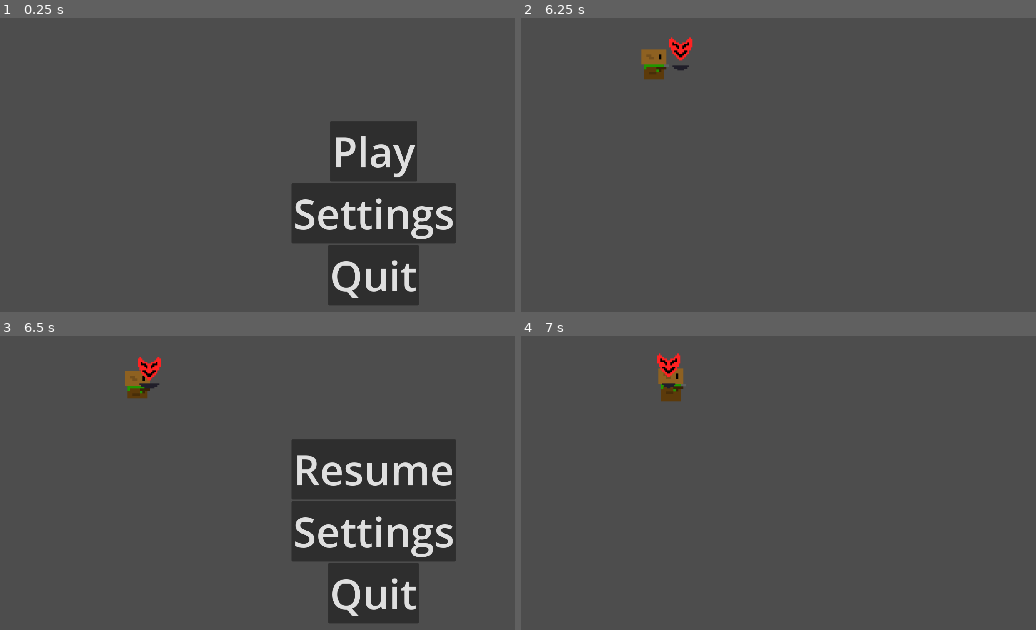
Above: before the commit, frames 1-4 (two rows, left to right).
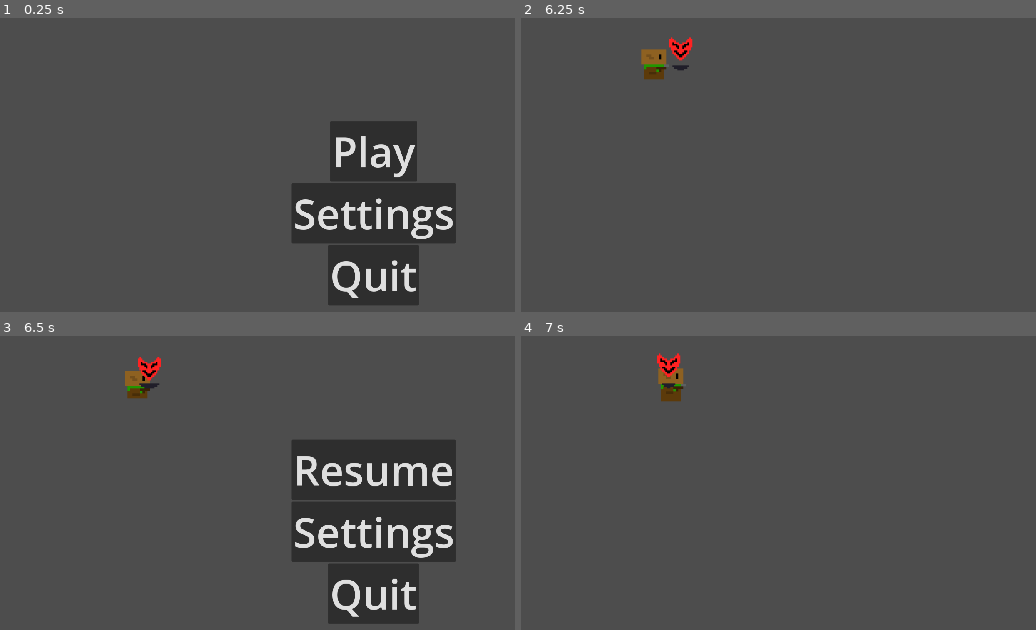
Above: after the commit, the same moments.

Repository: billystein25/GlobalGameJam2026
Game: Godot game, scene res://scenes/ui/start_screne.tscn
Two runs of this game, one before a commit and one after it. Both use one fixed random seed, a clock stepped at 60 frames per second and the inputs below.
Inputs (mouse positions are in pixels of both pictures, inside the frame that each line leads up to):
- Up to frame 1 (0.25 s): no input
- Up to frame 2 (6.25 s): click "Settings" at 0.5 s; click "Return" at 1.25 s; click "Play" at 2 s; move the mouse to (outside the picture) at 2.77 s; hold Right (Player Go Right) 2.78-3.53 s; tap Space (Jumb) every 0.75 s from 2.85 to 5.85 s; click (outside the picture) at 2.92 s; move the mouse to (732, 235) at 3.52 s; hold S (Player Go Down) 3.53-4.28 s; move the mouse to (974, 115) at 4.27 s; hold Right (Player Go Right) 4.28-5.03 s; move the mouse to (855, 303) at 5.02 s; hold W (Player Go Up) 5.03-5.78 s; click (855, 303) at 5.17 s; move the mouse to (outside the picture) at 5.77 s; hold A (Player Go Left) from 5.78 s (still down)
- Up to frame 3 (6.5 s): keep holding A (Player Go Left); tap Escape (PauseEscape) at 6.4 s
- Up to frame 4 (7 s): release A (Player Go Left) at 6.5 s; click "Resume" at 6.5 s

Frames 1-2 are identical in both runs. In frame 3, 0.6% of the frame differs, in the area x 57-88%, y 40-96%; in frame 4, nothing differs.

Commit message:
better organization for ui

Diff:
--- a/scenes/root/game_manager.gd
+++ b/scenes/root/game_manager.gd
@@ -1,6 +1,8 @@
 class_name GameManager
 extends Node
 
+
+@export_file("*.tscn") var load_scene: String
 @export_group("Node References")
 @export var enemies: Node
 @export var projectiles: Node
@@ -13,6 +15,7 @@
 # Called when the node enters the scene tree for the first time.
 func _ready() -> void:
 	if menu_ui:
+		menu_ui.load_scene = load_scene
 		menu_ui.set_menu_state(MenuUI.MenuStates.NONE)
 		menu_ui.is_start_menu = false
 	var player = get_tree().get_first_node_in_group("player")
--- a/scenes/ui/start_menu_ui.gd
+++ b/scenes/ui/start_menu_ui.gd
@@ -6,6 +6,7 @@
 	MAIN_MENU,
 	SETTINGS_MENU,
 	PAUSE_MENU,
+	DEATH_MENU,
 }
 
 var curr_menu_state: MenuStates = MenuStates.MAIN_MENU
@@ -13,26 +14,47 @@
 
 @export_file("*.tscn") var load_scene: String
 @export_group("Node References")
+# main menu buttons
+@export_subgroup("Main Menu")
 @export var main_menu: VBoxContainer
+@export var mm_play_button: Button
+@export var mm_settings_button: Button
+@export var mm_quit_button: Button
+# pause menu buttons
+@export_subgroup("Pause Menu")
+@export var pause_menu: VBoxContainer
+@export var pm_resume_button: Button
+@export var pm_settings_button: Button
+@export var pm_quit_button: Button
+# settings menu buttons
+@export_subgroup("Settings Menu")
 @export var settings_menu: VBoxContainer
-# main menu buttons
-@export var play_button: Button
-@export var resume_button: Button
-@export var settings_button: Button
-@export var quit_button: Button
-# settings menu buttons
 @export var back_button: Button
 # settings menu sliders
 @export var master_volume_slider: HSlider
 @export var music_volume_slider: HSlider
 @export var sound_effect_volume_slider: HSlider
+@export_subgroup("Death Menu")
+# death menu
+@export var death_menu: VBoxContainer
+@export var dm_retry_button: Button
+@export var dm_quit_button: Button
+
 
 @onready var btn_to_func: Dictionary[Button, Callable] = {
-	play_button : _on_play_button_pressed,
-	resume_button : _on_resume_button_pressed,
-	settings_button : _on_settings_button_pressed,
-	quit_button : _on_quit_button_pressed,
-	back_button: _on_back_button_pressed
+	# main menu
+	mm_play_button : _on_play_button_pressed,
+	mm_settings_button : _on_settings_button_pressed,
+	mm_quit_button : _on_quit_button_pressed,
+	# pause menu
+	pm_resume_button : _on_resume_button_pressed,
+	pm_settings_button : _on_settings_button_pressed,
+	pm_quit_button : _on_quit_button_pressed,
+	# settings menu
+	back_button: _on_back_button_pressed,
+	# death menu
+	dm_retry_button : _on_play_button_pressed,
+	dm_quit_button : _on_quit_button_pressed,
 }
 
 @onready var slider_value_changed_to_func: Dictionary[Slider, Callable] = {
@@ -99,41 +121,50 @@
 	curr_menu_state = state
 	match state:
 		MenuStates.NONE:
-			# main
-			main_menu.visible = false
-			main_menu.process_mode = Node.PROCESS_MODE_DISABLED
-			# settings
-			settings_menu.visible = false
-			settings_menu.process_mode = Node.PROCESS_MODE_DISABLED
+			main_menu.visible = false
+			pause_menu.visible = false
+			settings_menu.visible = false
+			death_menu.visible = false
+			main_menu.process_mode = Node.PROCESS_MODE_DISABLED
+			pause_menu.process_mode = Node.PROCESS_MODE_DISABLED
+			settings_menu.process_mode = Node.PROCESS_MODE_DISABLED
+			death_menu.process_mode = Node.PROCESS_MODE_DISABLED
 		MenuStates.MAIN_MENU:
-			# main
 			main_menu.visible = true
-			play_button.visible = true
-			resume_button.visible = false
-			play_button.process_mode = Node.PROCESS_MODE_INHERIT
-			resume_button.process_mode = Node.PROCESS_MODE_DISABLED
+			pause_menu.visible = false
+			settings_menu.visible = false
+			death_menu.visible = false
 			main_menu.process_mode = Node.PROCESS_MODE_INHERIT
-			# settings
-			settings_menu.visible = false
-			settings_menu.process_mode = Node.PROCESS_MODE_DISABLED
+			pause_menu.process_mode = Node.PROCESS_MODE_DISABLED
+			settings_menu.process_mode = Node.PROCESS_MODE_DISABLED
+			death_menu.process_mode = Node.PROCESS_MODE_DISABLED
 		MenuStates.PAUSE_MENU:
-			# main
-			main_menu.visible = true
-			play_button.visible = false
-			resume_button.visible = true
-			play_button.process_mode = Node.PROCESS_MODE_DISABLED
-			resume_button.process_mode = Node.PROCESS_MODE_INHERIT
-			main_menu.process_mode = Node.PROCESS_MODE_INHERIT
-			# settings
-			settings_menu.visible = false
-			settings_menu.process_mode = Node.PROCESS_MODE_DISABLED
+			main_menu.visible = false
+			pause_menu.visible = true
+			settings_menu.visible = false
+			death_menu.visible = false
+			main_menu.process_mode = Node.PROCESS_MODE_DISABLED
+			pause_menu.process_mode = Node.PROCESS_MODE_INHERIT
+			settings_menu.process_mode = Node.PROCESS_MODE_DISABLED
+			death_menu.process_mode = Node.PROCESS_MODE_DISABLED
 		MenuStates.SETTINGS_MENU:
-			# main
-			main_menu.visible = false
-			main_menu.process_mode = Node.PROCESS_MODE_DISABLED
-			# settings
+			main_menu.visible = false
+			pause_menu.visible = false
 			settings_menu.visible = true
+			death_menu.visible = false
+			main_menu.process_mode = Node.PROCESS_MODE_DISABLED
+			pause_menu.process_mode = Node.PROCESS_MODE_DISABLED
 			settings_menu.process_mode = Node.PROCESS_MODE_INHERIT
+			death_menu.process_mode = Node.PROCESS_MODE_DISABLED
+		MenuStates.DEATH_MENU:
+			main_menu.visible = false
+			pause_menu.visible = false
+			settings_menu.visible = false
+			death_menu.visible = true
+			main_menu.process_mode = Node.PROCESS_MODE_DISABLED
+			pause_menu.process_mode = Node.PROCESS_MODE_DISABLED
+			settings_menu.process_mode = Node.PROCESS_MODE_DISABLED
+			death_menu.process_mode = Node.PROCESS_MODE_INHERIT
 
 
 func _on_play_button_pressed() -> void:
--- a/scenes/ui/start_menu_ui.tscn
+++ b/scenes/ui/start_menu_ui.tscn
@@ -5,19 +5,25 @@
 [ext_resource type="Theme" uid="uid://be6j7ps5y3njk" path="res://scenes/ui/sub_menu_theme.tres" id="3_eexpk"]
 [ext_resource type="LabelSettings" uid="uid://cq7vbl5dcvrsj" path="res://scenes/ui/sub_menu_label_settings.tres" id="4_50ifq"]
 
-[node name="MenuUI" type="CanvasLayer" unique_id=683639668 node_paths=PackedStringArray("main_menu", "settings_menu", "play_button", "resume_button", "settings_button", "quit_button", "back_button", "master_volume_slider", "music_volume_slider", "sound_effect_volume_slider")]
+[node name="MenuUI" type="CanvasLayer" unique_id=683639668 node_paths=PackedStringArray("main_menu", "mm_play_button", "mm_settings_button", "mm_quit_button", "pause_menu", "pm_resume_button", "pm_settings_button", "pm_quit_button", "settings_menu", "back_button", "master_volume_slider", "music_volume_slider", "sound_effect_volume_slider", "death_menu", "dm_retry_button", "dm_quit_button")]
 process_mode = 3
 script = ExtResource("1_0m5jy")
 main_menu = NodePath("MainMenu")
+mm_play_button = NodePath("MainMenu/PlayButton")
+mm_settings_button = NodePath("MainMenu/SettingsButton")
+mm_quit_button = NodePath("MainMenu/QuitButton")
+pause_menu = NodePath("PauseMenu")
+pm_resume_button = NodePath("PauseMenu/ResumeButton")
+pm_settings_button = NodePath("PauseMenu/SettingsButton")
+pm_quit_button = NodePath("PauseMenu/QuitButton")
 settings_menu = NodePath("SettingsMenu")
-play_button = NodePath("MainMenu/PlayButton")
-resume_button = NodePath("MainMenu/ResumeButton")
-settings_button = NodePath("MainMenu/SettingsButton")
-quit_button = NodePath("MainMenu/QuitButton")
 back_button = NodePath("SettingsMenu/BackButton")
 master_volume_slider = NodePath("SettingsMenu/MasterVolume/MasterVolumeSlider")
 music_volume_slider = NodePath("SettingsMenu/MusicVolume/MusicVolumeSlider")
 sound_effect_volume_slider = NodePath("SettingsMenu/SoundEffectVolume/SoundEffectVolumeScrollBar")
+death_menu = NodePath("DeathMenu")
+dm_retry_button = NodePath("DeathMenu/RetryButton")
+dm_quit_button = NodePath("DeathMenu/QuitButton")
 
 [node name="MainMenu" type="VBoxContainer" parent="." unique_id=2008474761]
 custom_minimum_size = Vector2(200, 800)
@@ -41,19 +47,48 @@
 theme = ExtResource("2_v35sh")
 text = "Play"
 
-[node name="ResumeButton" type="Button" parent="MainMenu" unique_id=206463898]
-layout_mode = 2
+[node name="SettingsButton" type="Button" parent="MainMenu" unique_id=1966818136]
+layout_mode = 2
+size_flags_horizontal = 4
+size_flags_vertical = 4
+theme = ExtResource("2_v35sh")
+text = "Settings"
+
+[node name="QuitButton" type="Button" parent="MainMenu" unique_id=1944083235]
+layout_mode = 2
+size_flags_horizontal = 4
+size_flags_vertical = 4
+theme = ExtResource("2_v35sh")
+text = "Quit"
+
+[node name="PauseMenu" type="VBoxContainer" parent="." unique_id=2052662222]
+anchors_preset = 8
+anchor_left = 0.5
+anchor_top = 0.5
+anchor_right = 0.5
+anchor_bottom = 0.5
+offset_left = -197.5
+offset_top = -221.5
+offset_right = 197.5
+offset_bottom = 221.5
+grow_horizontal = 2
+grow_vertical = 2
+
+[node name="ResumeButton" type="Button" parent="PauseMenu" unique_id=1383812906]
+layout_mode = 2
+size_flags_horizontal = 4
+size_flags_vertical = 4
 theme = ExtResource("2_v35sh")
 text = "Resume"
 
-[node name="SettingsButton" type="Button" parent="MainMenu" unique_id=1966818136]
+[node name="SettingsButton" type="Button" parent="PauseMenu" unique_id=1730868778]
 layout_mode = 2
 size_flags_horizontal = 4
 size_flags_vertical = 4
 theme = ExtResource("2_v35sh")
 text = "Settings"
 
-[node name="QuitButton" type="Button" parent="MainMenu" unique_id=1944083235]
+[node name="QuitButton" type="Button" parent="PauseMenu" unique_id=351100384]
 layout_mode = 2
 size_flags_horizontal = 4
 size_flags_vertical = 4
@@ -143,3 +178,30 @@
 max_value = 1.25
 step = 0.01
 value = 1.0
+
+[node name="DeathMenu" type="VBoxContainer" parent="." unique_id=819166653]
+anchors_preset = 8
+anchor_left = 0.5
+anchor_top = 0.5
+anchor_right = 0.5
+anchor_bottom = 0.5
+offset_left = -133.0
+offset_top = -147.0
+offset_right = 133.0
+offset_bottom = 147.0
+grow_horizontal = 2
+grow_vertical = 2
+
+[node name="RetryButton" type="Button" parent="DeathMenu" unique_id=1327874880]
+layout_mode = 2
+size_flags_horizontal = 4
+size_flags_vertical = 4
+theme = ExtResource("2_v35sh")
+text = "Retry"
+
+[node name="QuitButton" type="Button" parent="DeathMenu" unique_id=860591205]
+layout_mode = 2
+size_flags_horizontal = 4
+size_flags_vertical = 4
+theme = ExtResource("2_v35sh")
+text = "Quit"
